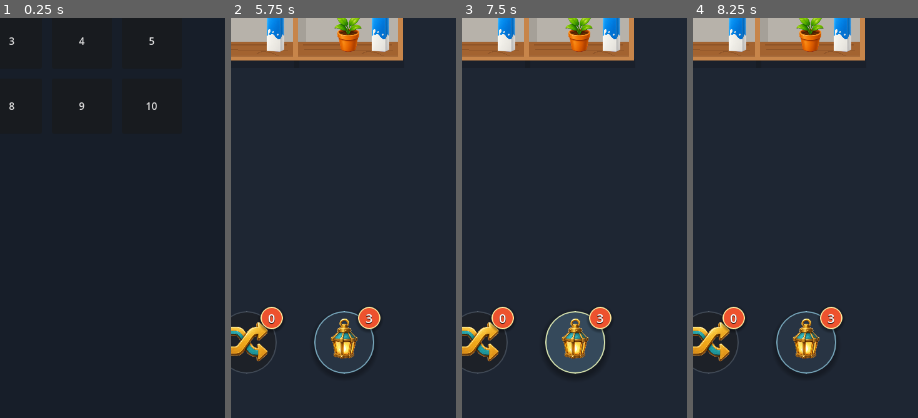
Above: before the commit, frames 1-4 (left to right).
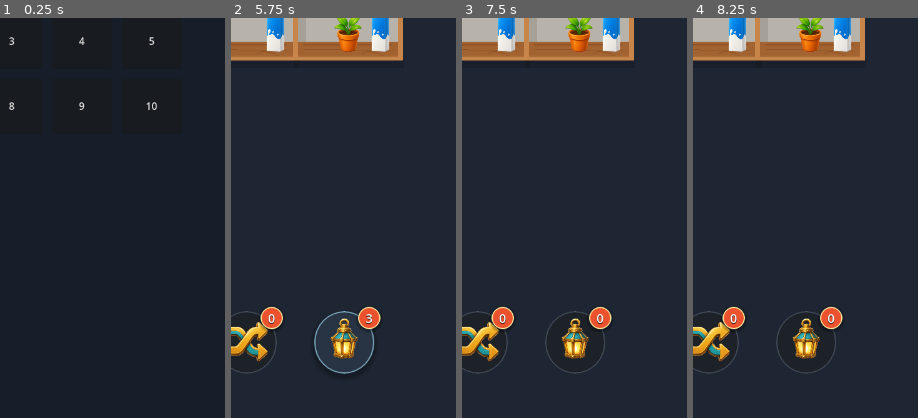
Above: after the commit, the same moments.

Repository: vladeque/sorting-puzzle
Game: Godot game, scene res://scenes/main_menu.tscn
Same seed, same stepped clock (60 frames per second), same inputs: the game is played once before the commit and once after it.
Inputs (mouse positions are % of the whole screen's width and height, from its top left):
- Up to frame 1 (0.25 s): no input
- Up to frame 2 (5.75 s): click "1" at 0.5 s; click "3" at 1.25 s; click "2" at 2 s; click "1" at 2.75 s; click "3" at 3.5 s; click "2" at 4.25 s; click "1" at 5 s
- Up to frame 3 (7.5 s): click "3" at 5.75 s; click "3" (after the commit: "2") at 6.5 s; click "3" (after the commit: "1") at 7.25 s
- Up to frame 4 (8.25 s): tap Enter at 8 s; move the mouse to (72, 45) at 8.02 s; click (72, 45) at 8.17 s
The pictures show only the part of the screen within x 47-97%, y 50-100%; the shares and areas given below are measured in that part.

Frames 1-2 are identical in both runs. In frame 3, 2.5% of the frame differs, in the area x 36-64%, y 73-89%; in frame 4, 2.4%.

Commit message:
Highlight visible triples when no immediate match exists

Diff:
--- a/scripts/level.gd
+++ b/scripts/level.gd
@@ -1029,7 +1029,7 @@
 
 
 func _use_highlight() -> bool:
-	var items_to_highlight := _find_immediate_triple_items()
+	var items_to_highlight := _find_highlight_items()
 	if items_to_highlight.is_empty():
 		return false
 
@@ -1042,6 +1042,14 @@
 	return true
 
 
+func _find_highlight_items() -> Array[ShelfItem]:
+	var immediate_items := _find_immediate_triple_items()
+	if not immediate_items.is_empty():
+		return immediate_items
+
+	return _find_visible_triple_items()
+
+
 func _destroy_items(items_to_destroy: Array[ShelfItem]) -> void:
 	var shelves_to_check: Array[Node] = []
 	for item in items_to_destroy:
@@ -1093,6 +1101,32 @@
 	return highlighted
 
 
+func _find_visible_triple_items() -> Array[ShelfItem]:
+	var items_by_type := {}
+	var candidate_id := &""
+	for item in _get_visible_items():
+		if item.item_id == &"":
+			continue
+
+		if not items_by_type.has(item.item_id):
+			items_by_type[item.item_id] = []
+
+		var typed_items := items_by_type[item.item_id] as Array
+		typed_items.append(item)
+		if candidate_id == &"" and typed_items.size() >= SLOT_COUNT:
+			candidate_id = item.item_id
+
+	if candidate_id == &"":
+		return []
+
+	var highlighted: Array[ShelfItem] = []
+	var candidate_items := items_by_type[candidate_id] as Array
+	for item in candidate_items:
+		highlighted.append(item)
+
+	return highlighted
+
+
 func _update_highlight_timer(delta: float) -> void:
 	if _highlight_timer <= 0.0:
 		return
@@ -1107,7 +1141,7 @@
 		return
 
 	var previous_items := _highlighted_items.duplicate()
-	_highlighted_items = _find_immediate_triple_items()
+	_highlighted_items = _find_highlight_items()
 	for item in previous_items:
 		if item != null and is_instance_valid(item):
 			_apply_item_visual_state(item)
Not shown, changed: docs/SCRIPTS.md
